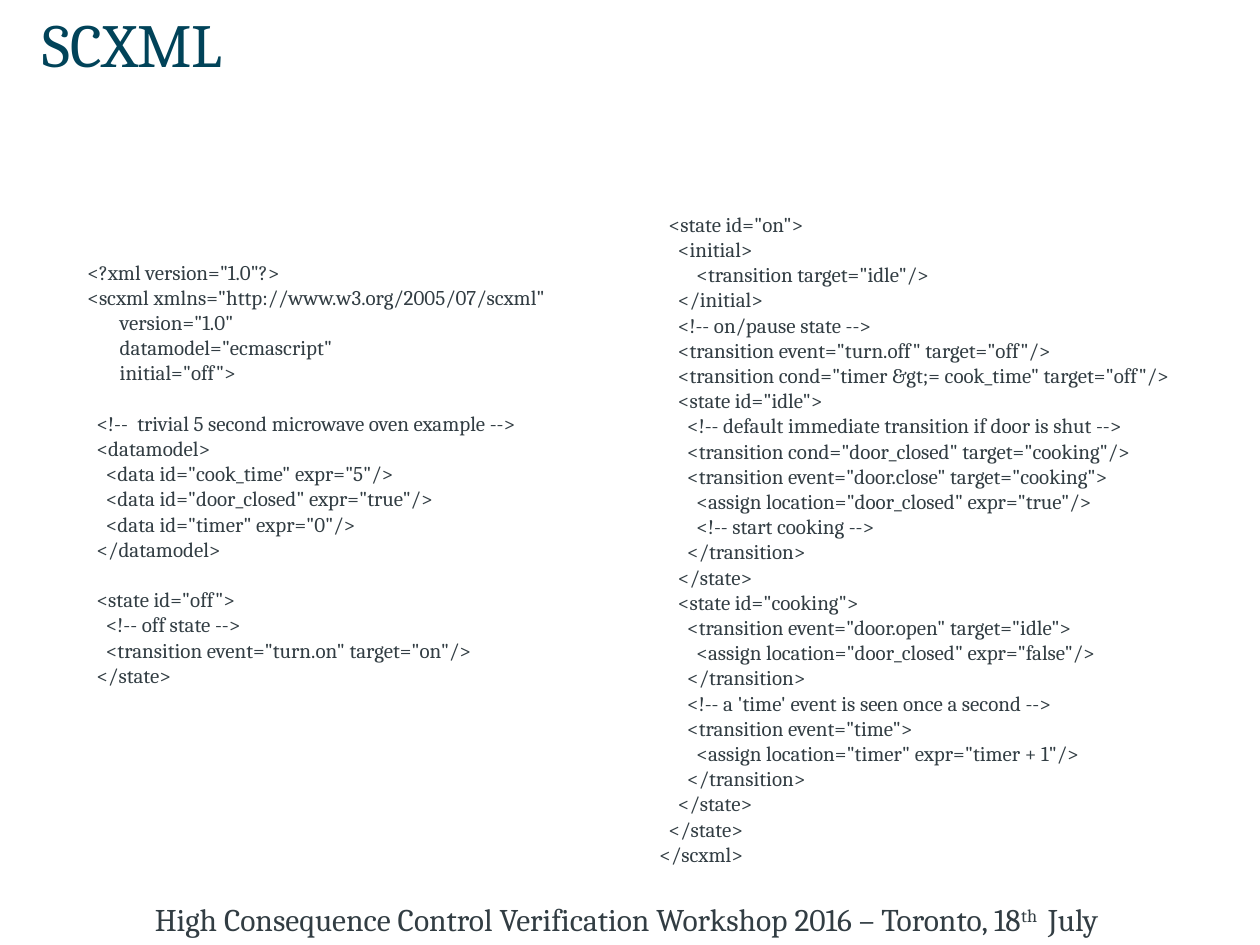
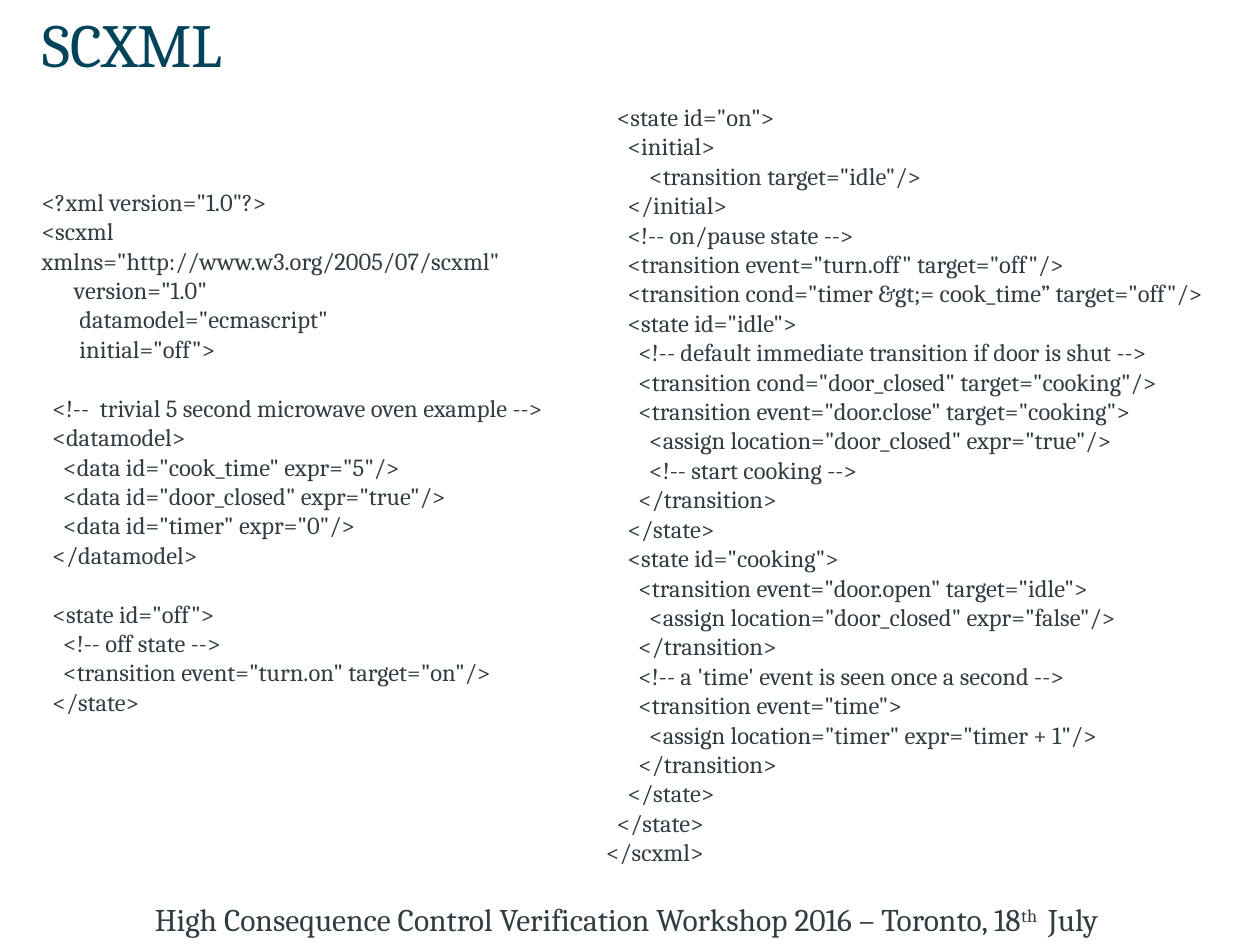
Before and after one commit to kmorris3/rodin_scxml_plugin, a slide deck: slide 5 of talks/CAV2016/CAV_HCVVW16_SCXML.pptx (slide 4 before the commit). Drawn at 1260x945 pixels with LibreOffice and Linux fonts; fonts in the diff are those of the drawing. Boxes give left, top, right and bottom in pixels: in the first picture for what was removed or moved away, otherwise in the second. Text is boxed around its words. In the diff, an @@ line names an element or a change of style, - is before the commit and + after.

Commit message:
Updating slides for CAV

```diff
--- a/talks/CAV2016/CAV_HCVVW16_SCXML.pptx
+++ b/talks/CAV2016/CAV_HCVVW16_SCXML.pptx
@@ text "<state id="on">": place and size @@
-text "<state id="on">" at <box>659,217,1169,865</box>
+text "<state id="on">" at <box>606,109,1202,864</box>
@@ text at <box>606,109,1156,864</box>: size 12 to 14 pt @@
@@ text "<?xml version="1.0"?>": place and size @@
-text "<?xml version="1.0"?>" at <box>87,265,545,686</box>
+text "<?xml version="1.0"?>" at <box>42,194,507,714</box>
@@ text "<?xml version="1.0"?>" at <box>42,194,507,714</box>: size 12 to 14 pt @@
@@ text at <box>628,284,1202,308</box>: text changed; size 12 to 14 pt @@
-<transition cond="timer &gt;= cook_time" target="off"/>
+<transition cond="timer &gt;= cook_time” target="off"/>
```
Also in this commit, not shown: 9 other slides changed, 1 slide added, 7 other files.
